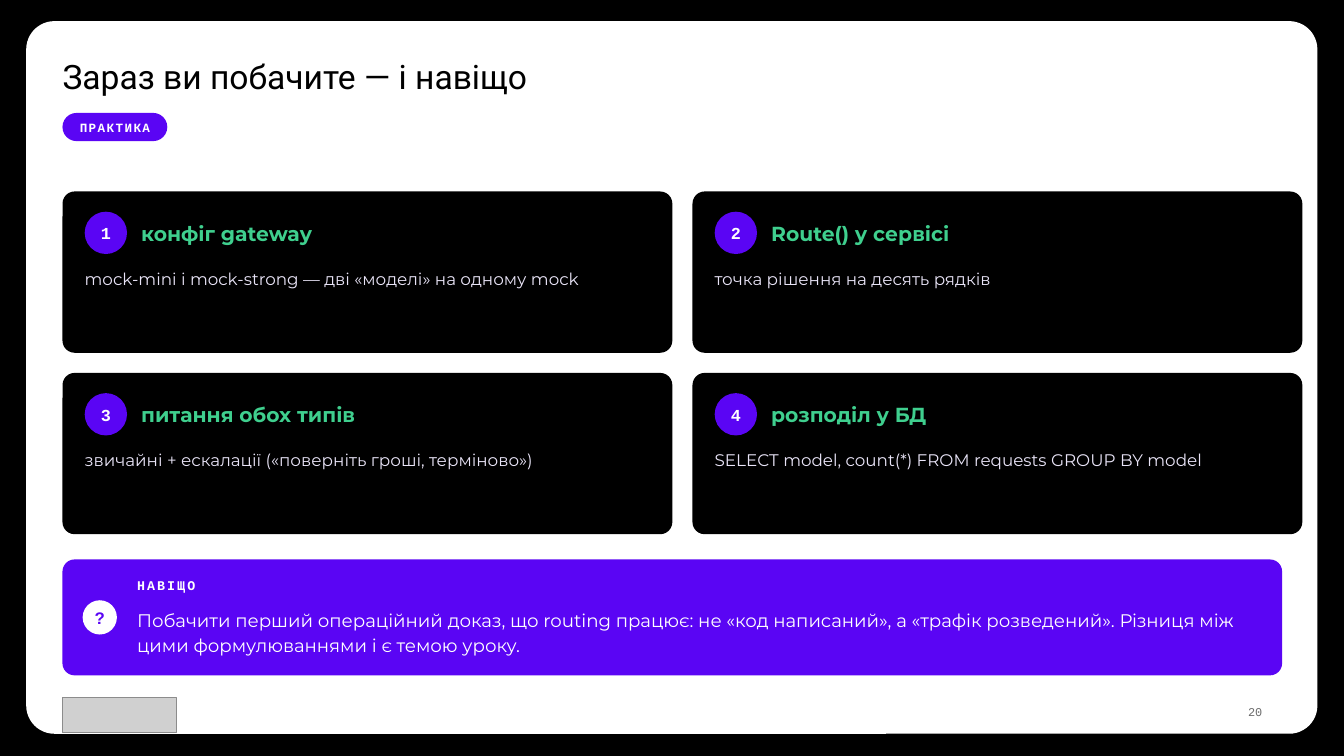
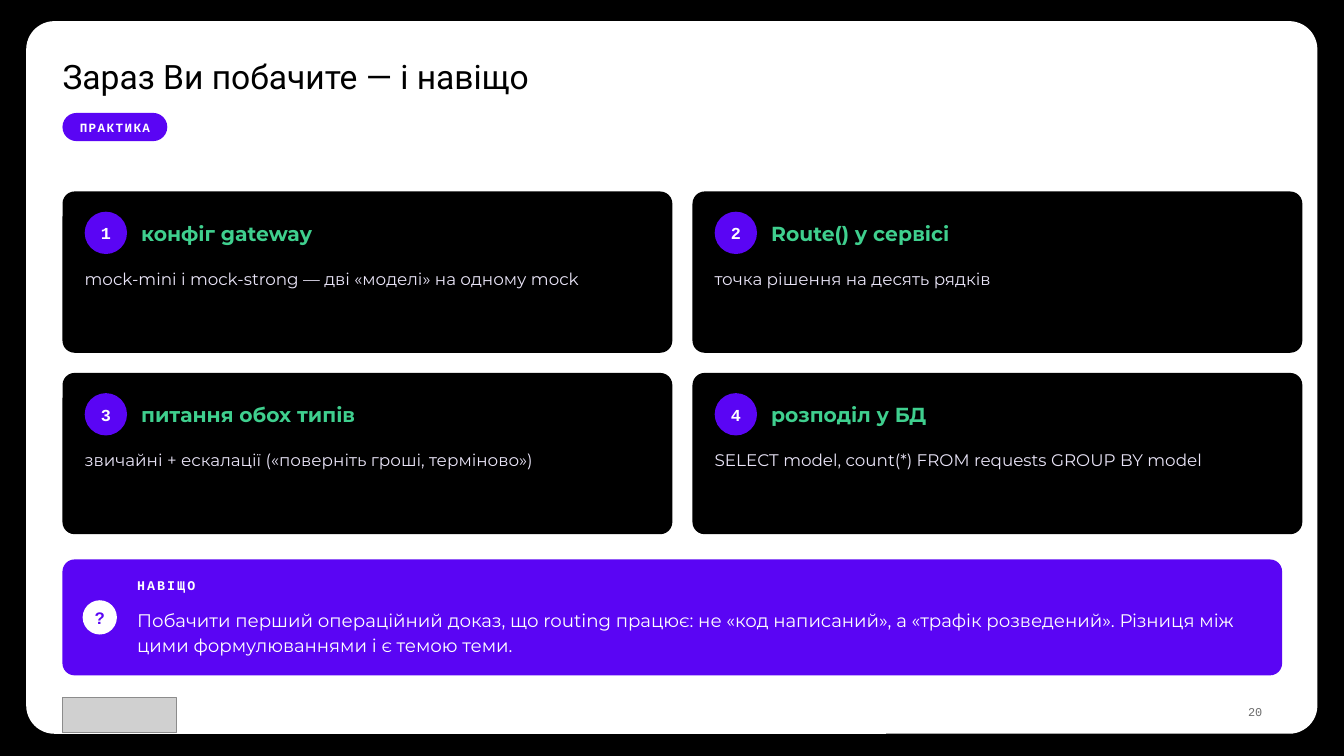
Before and after one commit to TarasFedorenkoFTV/llmops-bootcamp, a slide deck: slide 20 of docs/decks/L03.pptx. Drawn at 1344x756 pixels with LibreOffice and Linux fonts; fonts in the diff are those of the drawing; grey boxes stand for pictures; background and template pictures are left out. Boxes give left, top, right and bottom in pixels: in the first picture for what was removed or moved away, otherwise in the second. Text is boxed around its words. In the diff, an @@ line names an element or a change of style, - is before the commit and + after.

```diff
--- a/docs/decks/L03.pptx
+++ b/docs/decks/L03.pptx
@@ text at (63,63,529,96): text changed @@
-Зараз ви побачите — і навіщо
+Зараз Ви побачите — і навіщо
@@ text at (137,613,1233,656): text changed @@
-Побачити перший операційний доказ, що routing працює: не «код написаний», а «трафік розведений». Різниця між цими формулюваннями і є темою уроку.
+Побачити перший операційний доказ, що routing працює: не «код написаний», а «трафік розведений». Різниця між цими формулюваннями і є темою теми.
```
Also in this commit, not shown: 23 other slides changed, 50 other files.
